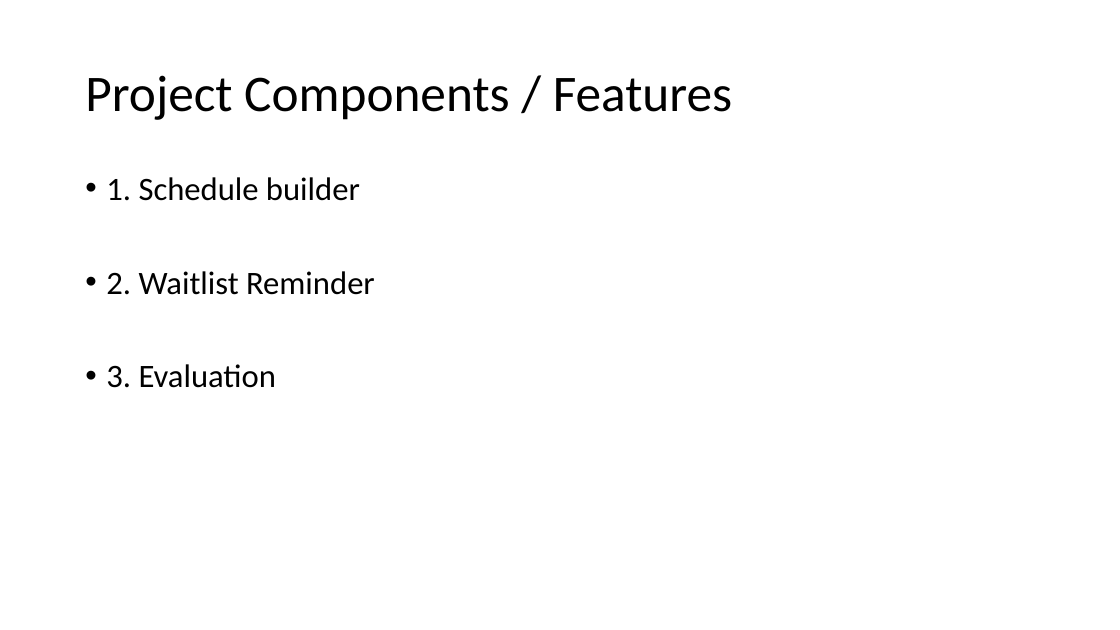
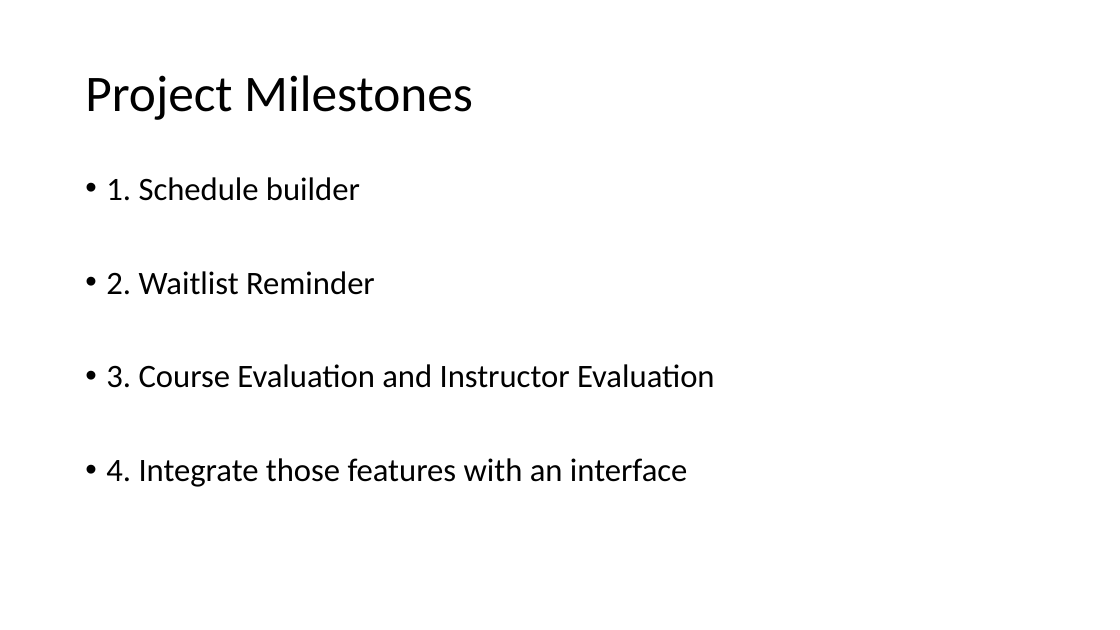
Before and after one commit to magicahan/Project_Alda, a slide deck: slide 3 of proposal/presentation/Project_ALDA.pptx. Drawn at 1120x630 pixels with LibreOffice and Linux fonts; fonts in the diff are those of the drawing. Boxes give left, top, right and bottom in pixels: in the first picture for what was removed or moved away, otherwise in the second. Text is boxed around its words. In the diff, an @@ line names an element or a change of style, - is before the commit and + after.

Commit message:
final presentation slides

```diff
--- a/proposal/presentation/Project_ALDA.pptx
+++ b/proposal/presentation/Project_ALDA.pptx
@@ title at box(85, 75, 473, 120): text changed @@
-Project Components / Features
+Project Milestones
@@ text at box(106, 364, 715, 487): text changed @@
-• 3. Evaluation
+• 3. Course Evaluation and Instructor Evaluation
+• 4. Integrate those features with an interface
```
Also in this commit, not shown: 2 other slides changed, 1 slide added.
